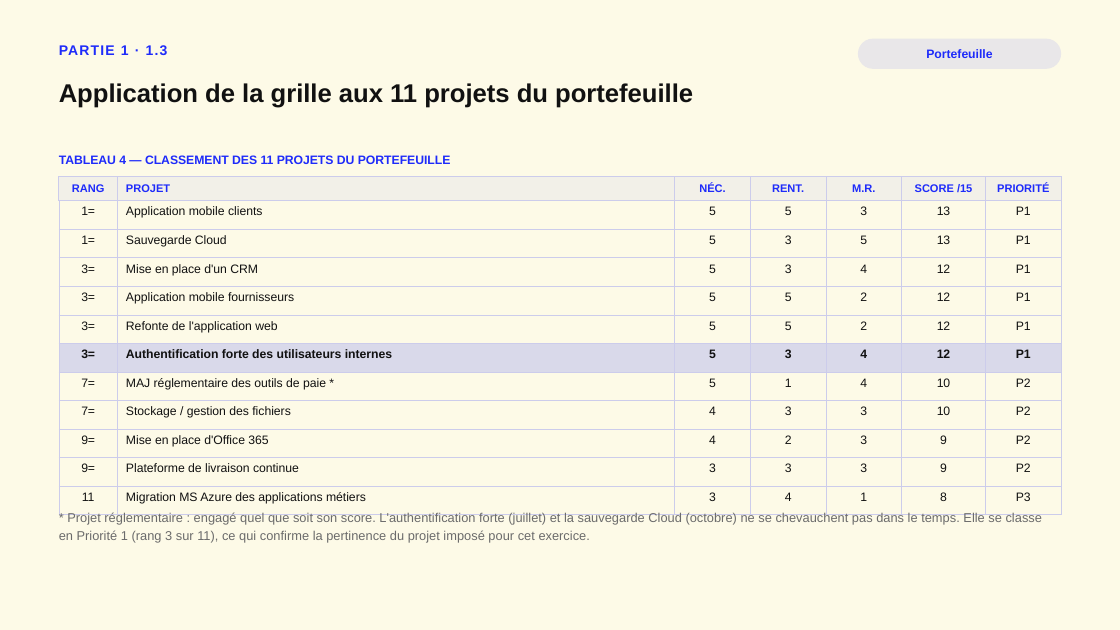
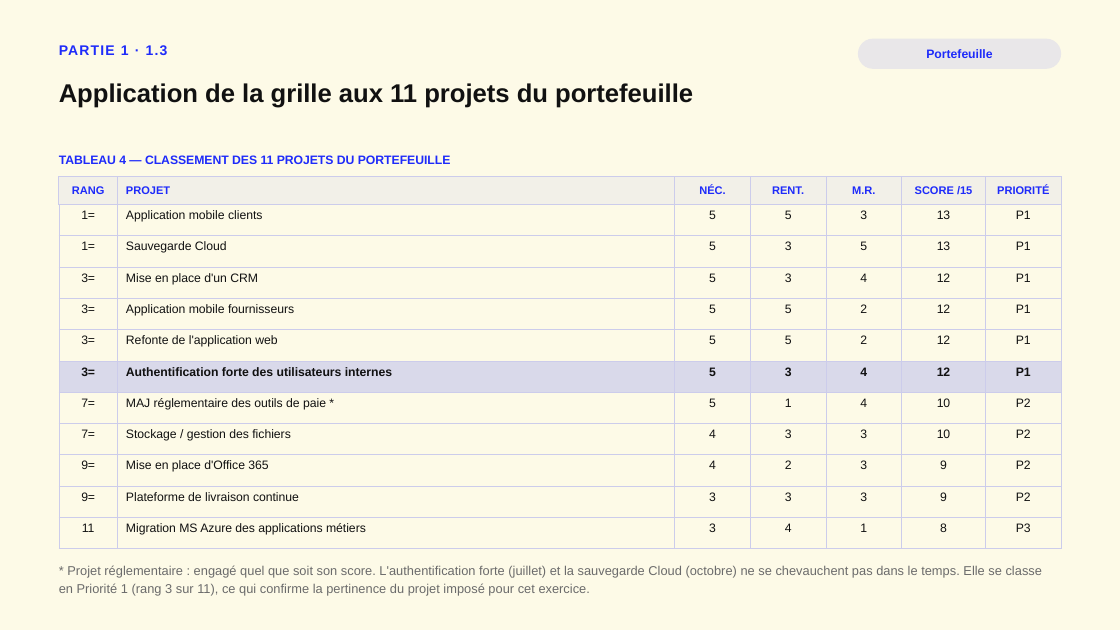
Before and after one commit to adrienlebg64/pptx, a slide deck: slide 9 of TimeEats_Portefeuille_DSI.pptx. Drawn at 1120x630 pixels with LibreOffice and Linux fonts; fonts in the diff are those of the drawing. Boxes give left, top, right and bottom in pixels: in the first picture for what was removed or moved away, otherwise in the second. Text is boxed around its words. In the diff, an @@ line names an element or a change of style, - is before the commit and + after.

```diff
--- a/TimeEats_Portefeuille_DSI.pptx
+++ b/TimeEats_Portefeuille_DSI.pptx
@@ table: place and size @@
-table at [59,176,1061,508]
+table at [59,176,1061,539]
@@ text "* Projet réglementaire : engagé ...": place and size @@
-text "* Projet réglementaire : engagé ..." at [59,512,1042,543]
+text "* Projet réglementaire : engagé ..." at [59,565,1042,596]
```
Also in this commit, not shown: 7 other slides changed, 2 other files.
